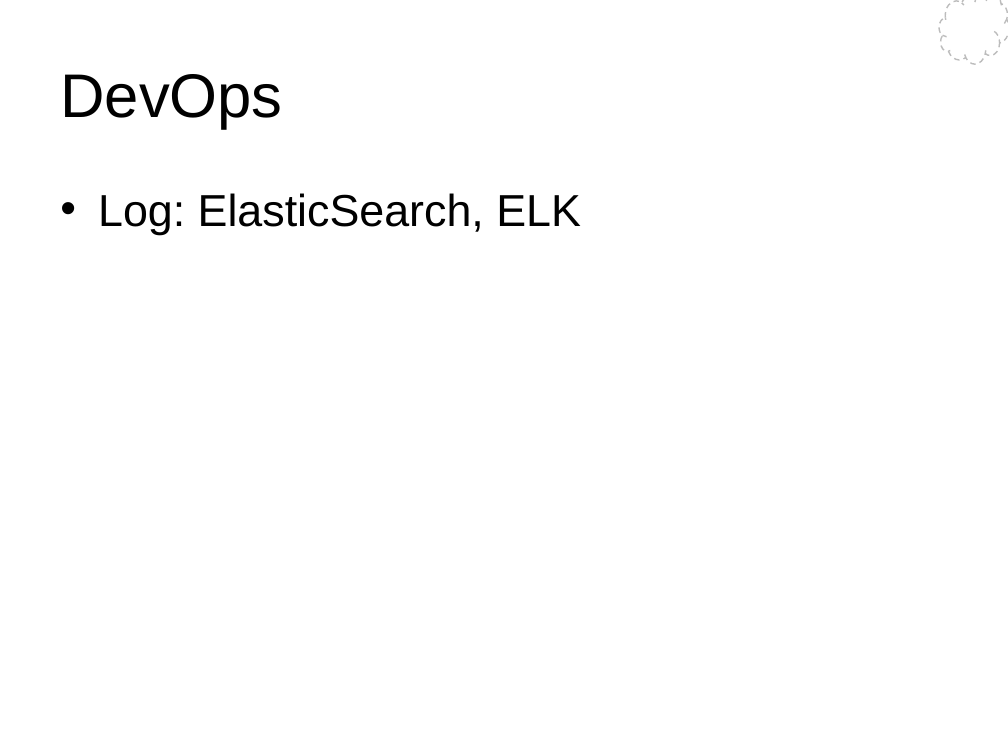
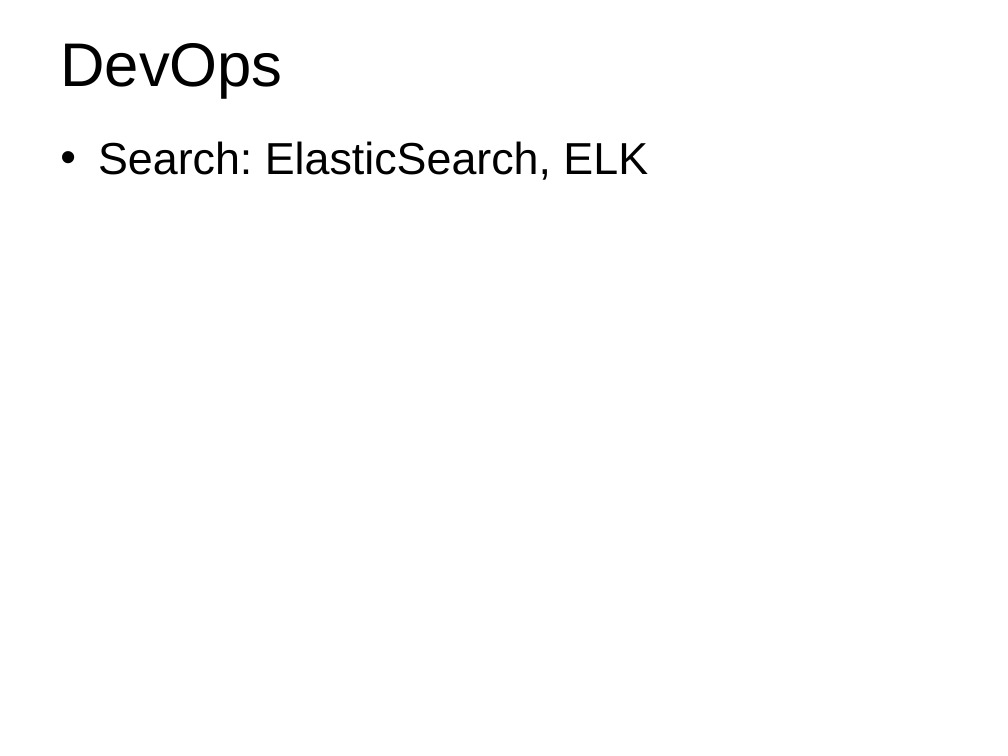
Before and after one commit to Wang-Ray/notes, a slide deck: slide 14 of Architect.ppt (slide 15 before the commit). Drawn at 1008x756 pixels with LibreOffice and Linux fonts; fonts in the diff are those of the drawing; background and template pictures are left out. Boxes give left, top, right and bottom in pixels: in the first picture for what was removed or moved away, otherwise in the second. Text is boxed around its words. In the diff, an @@ line names an element or a change of style, - is before the commit and + after.

```diff
--- a/Architect.ppt
+++ b/Architect.ppt
@@ title "DevOps": place and size @@
-title "DevOps" at (60,74,282,129)
+title "DevOps" at (60,43,282,97)
@@ freeform shape removed at (939,0,1008,65) @@
@@ text at (98,141,648,180): text changed @@
-• Log: ElasticSearch, ELK
+• Search: ElasticSearch, ELK
```
Also in this commit, not shown: 28 other slides changed, 1 slide added, 1 slide removed, 2 other files.
